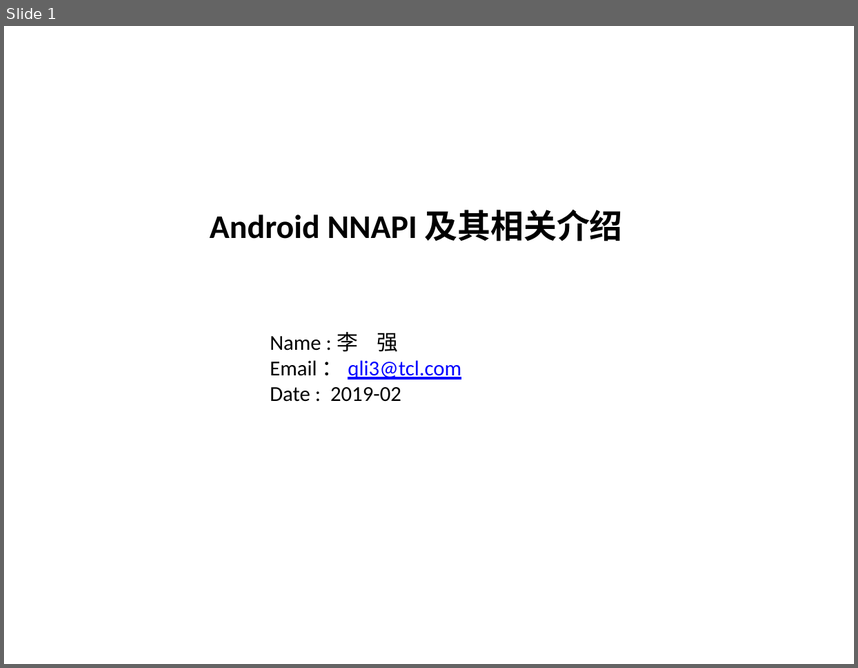
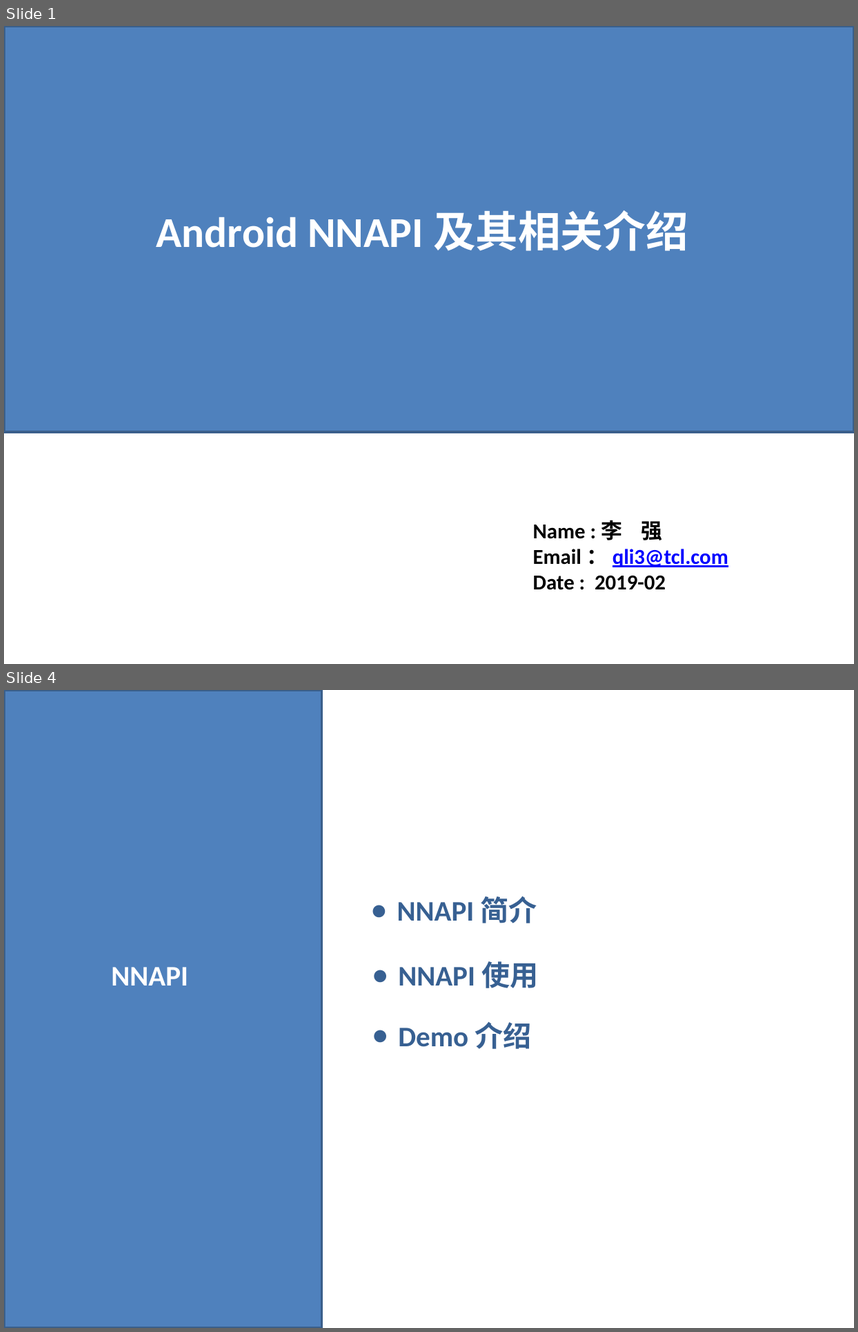
Before and after one commit to lqktz/document, a slide deck: temp/NNAPI.pptx. Shown one above the other, each under a label of ours: slide 1 before the commit, slides 1 and 4 after it; the slides between them are not shown. The pictures are 858x668 and 858x1332 pixels, drawn with LibreOffice and Linux fonts; fonts in the diff are those of the drawing. Boxes give left, top, right and bottom in pixels: in the first picture for what was removed or moved away, otherwise in the second. Text is boxed around its words. In the diff, an @@ line names an element or a change of style, - is before the commit and + after.

```diff
--- a/temp/NNAPI.pptx
+++ b/temp/NNAPI.pptx
@@ slide 4 added at <box>4,690,854,1328</box>, background #FFFFFF @@
@@ rectangle added at <box>4,690,322,1328</box>, fill #4F81BD, outline #3A5F8C 2 pt @@
@@ text added at <box>397,896,537,923</box>, 24 pt, text #376092, bold @@
+● NNAPI 简介
@@ text added at <box>111,967,188,985</box>, 24 pt, text #FFFFFF, bold @@
+NNAPI
@@ text added at <box>398,961,538,988</box>, 24 pt, text #376092, bold @@
+● NNAPI 使用
@@ text added at <box>398,1021,532,1049</box>, 24 pt, text #376092, bold @@
+● Demo 介绍
@@ slide 1 changed as well @@
@@ rectangle added at <box>4,26,854,432</box>, fill #4F81BD, outline #3A5F8C 2 pt @@
@@ text "Android NNAPI 及其相关介绍": place and size @@
-text "Android NNAPI 及其相关介绍" at <box>210,210,623,241</box>
+text "Android NNAPI 及其相关介绍" at <box>156,210,688,251</box>
@@ text "Android NNAPI 及其相关介绍" at <box>156,210,688,251</box>: size 28 to 36 pt, text colour #000000 to #FFFFFF @@
@@ text "Name : 李 强 Email ...": place and size @@
-text "Name : 李 强 Email ..." at <box>270,332,461,401</box>
+text "Name : 李 强 Email ..." at <box>533,519,728,590</box>
@@ text "Name : 李 强 Email ..." at <box>533,519,728,590</box>: bold on @@
```
Also in this commit, not shown: 24 other slides added, 1 slide removed.
